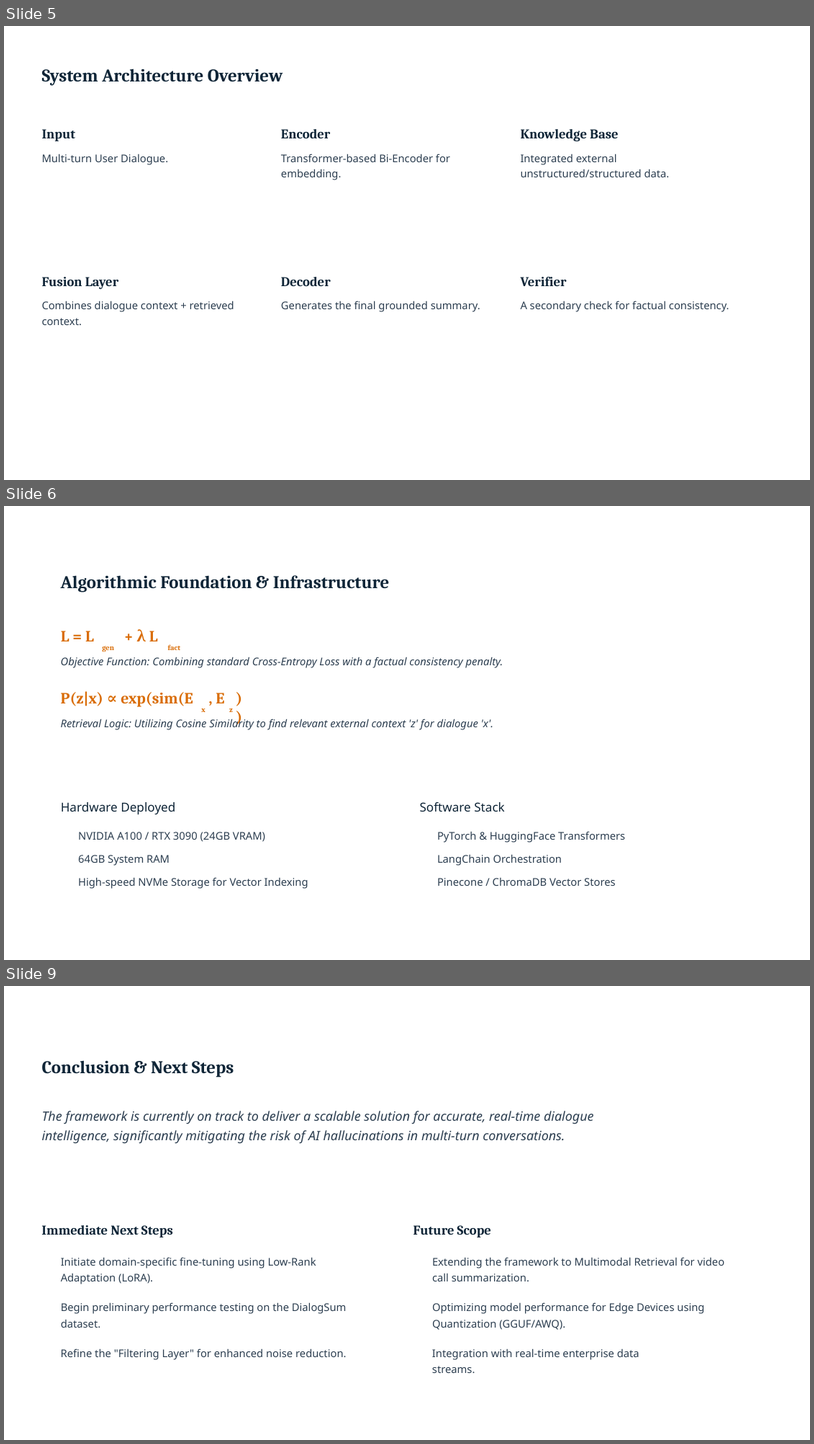
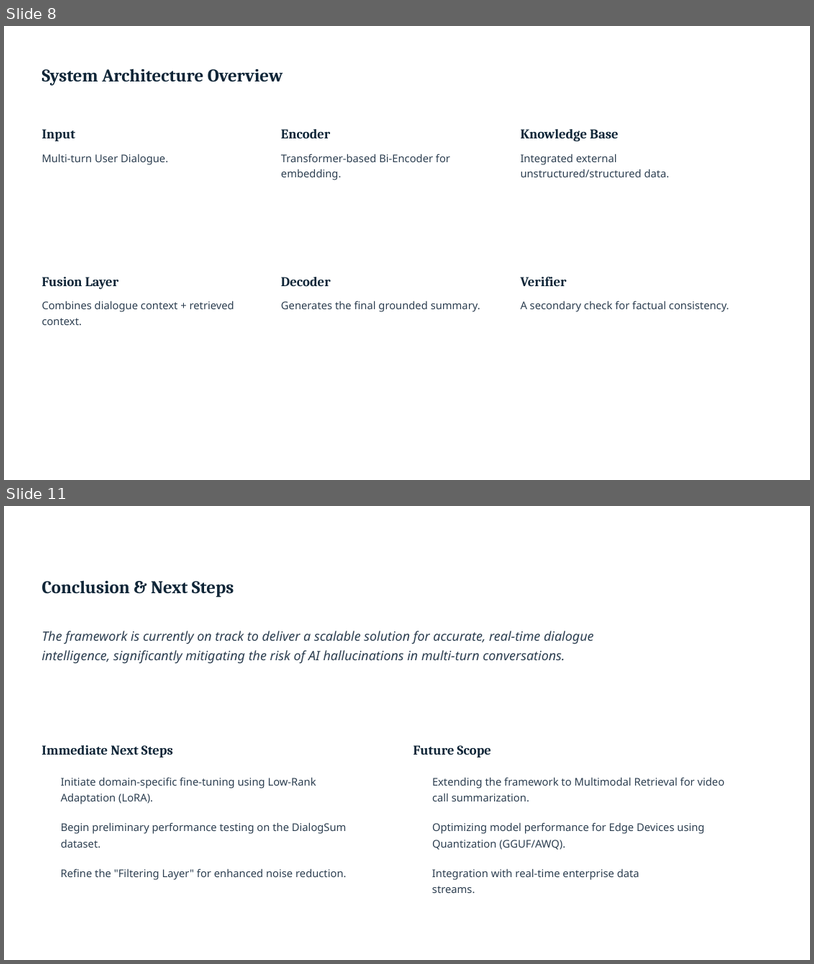
Before and after one commit to sOuL2000s/single-ppt-hosting-website, a slide deck: Q2_Project_Status_Update_Advanced_AI_Dialogue_Summarization_Framework.pptx. Shown one above the other, each under a label of ours: slides 5, 6 and 9 before the commit, slides 8 and 11 after it; the slides between them are not shown. The pictures are 814x1444 and 814x964 pixels, drawn with LibreOffice and Linux fonts; fonts in the diff are those of the drawing; background and template pictures are left out. Boxes give left, top, right and bottom in pixels: in the first picture for what was removed or moved away, otherwise in the second. Text is boxed around its words. In the diff, an @@ line names an element or a change of style, - is before the commit and + after.

```diff
--- a/Q2_Project_Status_Update_Advanced_AI_Dialogue_Summarization_Framework.pptx
+++ b/Q2_Project_Status_Update_Advanced_AI_Dialogue_Summarization_Framework.pptx
@@ slide 6 removed at bbox=[4, 506, 810, 960], background picture (left out) @@
@@ text removed at bbox=[61, 575, 389, 592] @@
-Algorithmic Foundation & Infrastructure
@@ text removed at bbox=[61, 631, 94, 641] @@
-L = L
@@ text removed at bbox=[137, 629, 158, 641] @@
-+ λ L
@@ text removed at bbox=[61, 656, 504, 668] @@
-Objective Function: Combining standard Cross-Entropy Loss with a factual consistency penalty.
@@ text removed at bbox=[102, 646, 114, 652] @@
-gen
@@ text removed at bbox=[168, 644, 180, 650] @@
-fact
@@ text removed at bbox=[61, 691, 193, 707] @@
-P(z|x) ∝ exp(sim(E
@@ text removed at bbox=[216, 692, 224, 703] @@
-, E
@@ text removed at bbox=[237, 687, 248, 707] @@
-))
@@ text removed at bbox=[61, 718, 494, 730] @@
-Retrieval Logic: Utilizing Cosine Similarity to find relevant external context 'z' for dialogue 'x'.
@@ text removed at bbox=[201, 708, 205, 712] @@
-x
@@ text removed at bbox=[229, 708, 233, 712] @@
-z
@@ text removed at bbox=[61, 802, 175, 814] @@
-Hardware Deployed
@@ text removed at bbox=[420, 802, 505, 811] @@
-Software Stack
@@ text removed at bbox=[78, 831, 265, 842] @@
-NVIDIA A100 / RTX 3090 (24GB VRAM)
@@ text removed at bbox=[437, 831, 625, 842] @@
-PyTorch & HuggingFace Transformers
@@ text removed at bbox=[78, 854, 170, 865] @@
-64GB System RAM
@@ text removed at bbox=[437, 854, 562, 865] @@
-LangChain Orchestration
@@ text removed at bbox=[78, 877, 309, 888] @@
-High-speed NVMe Storage for Vector Indexing
@@ text removed at bbox=[437, 878, 615, 885] @@
-Pinecone / ChromaDB Vector Stores
@@ what was slide 5 is now slide 8 @@
@@ what was slide 9 is now slide 11 @@
```
Also in this commit, not shown: 3 slides changed, 7 slides added, 3 other slides removed.
